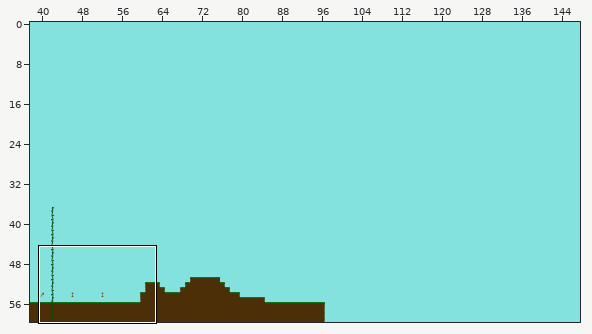
One commit to this Tiled map: map.tmx. Above: a wide view before the commit, with the close-up outlined.
Close-up. As it was:
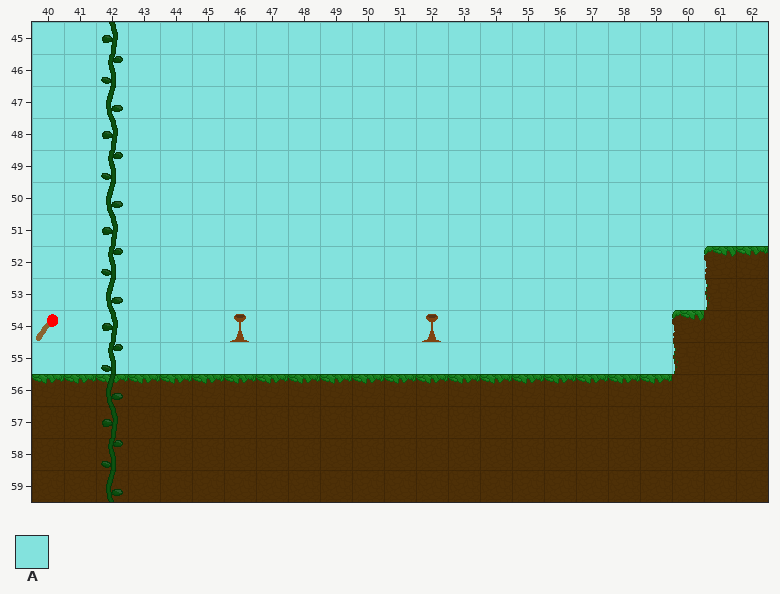
Cells are 32x32 px. Shown: x 40..62, y 45..59. The commit also changed other parts of the map, which this record leaves out. Tiles whose own drawing changed are shown in their newer look in all pictures.
Key: from "tuilesJeu": A 4.
_ is an empty cell, # one hidden under a higher layer.
Layers that did not change in this view are not listed.
Layer "background" before, first column x 40:
45 AAAAAAAAAAAAAAAAAAAAAAA
46 AAAAAAAAAAAAAAAAAAAAAAA
47 AAAAAAAAAAAAAAAAAAAAAAA
48 AAAAAAAAAAAAAAAAAAAAAAA
49 AAAAAAAAAAAAAAAAAAAAAAA
50 AAAAAAAAAAAAAAAAAAAAAAA
51 AAAAAAAAAAAAAAAAAAAAAAA
52 AAAAAAAAAAAAAAAAAAAAAA#
53 AAAAAAAAAAAAAAAAAAAAAA#
54 AAAAAAAAAAAAAAAAAAAAA##
55 AAAAAAAAAAAAAAAAAAAAA##
56 #______________________
57 #______________________
58 #______________________
59 #______________________
Once edited:
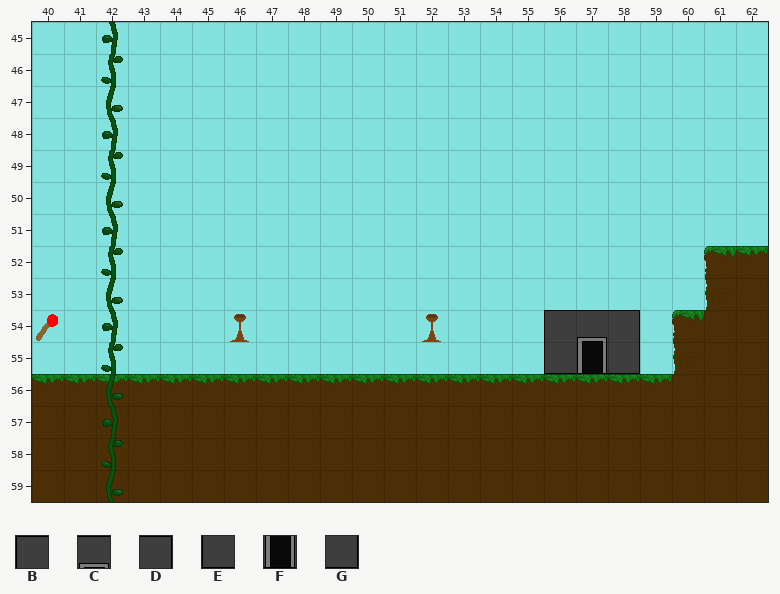
Further tiles: from "tuilesJeu": B 41, C 42, D 43, E 74, F 75, G 76.
The exact change:
Changed rows in their new state; . is an unchanged cell.
Layer "background":
first column x 56:
54 BCD
55 EFG
Where, in picture pixels (left, top, right, bottom), the same in both close-ups:
changed: (544, 310, 640, 374)
